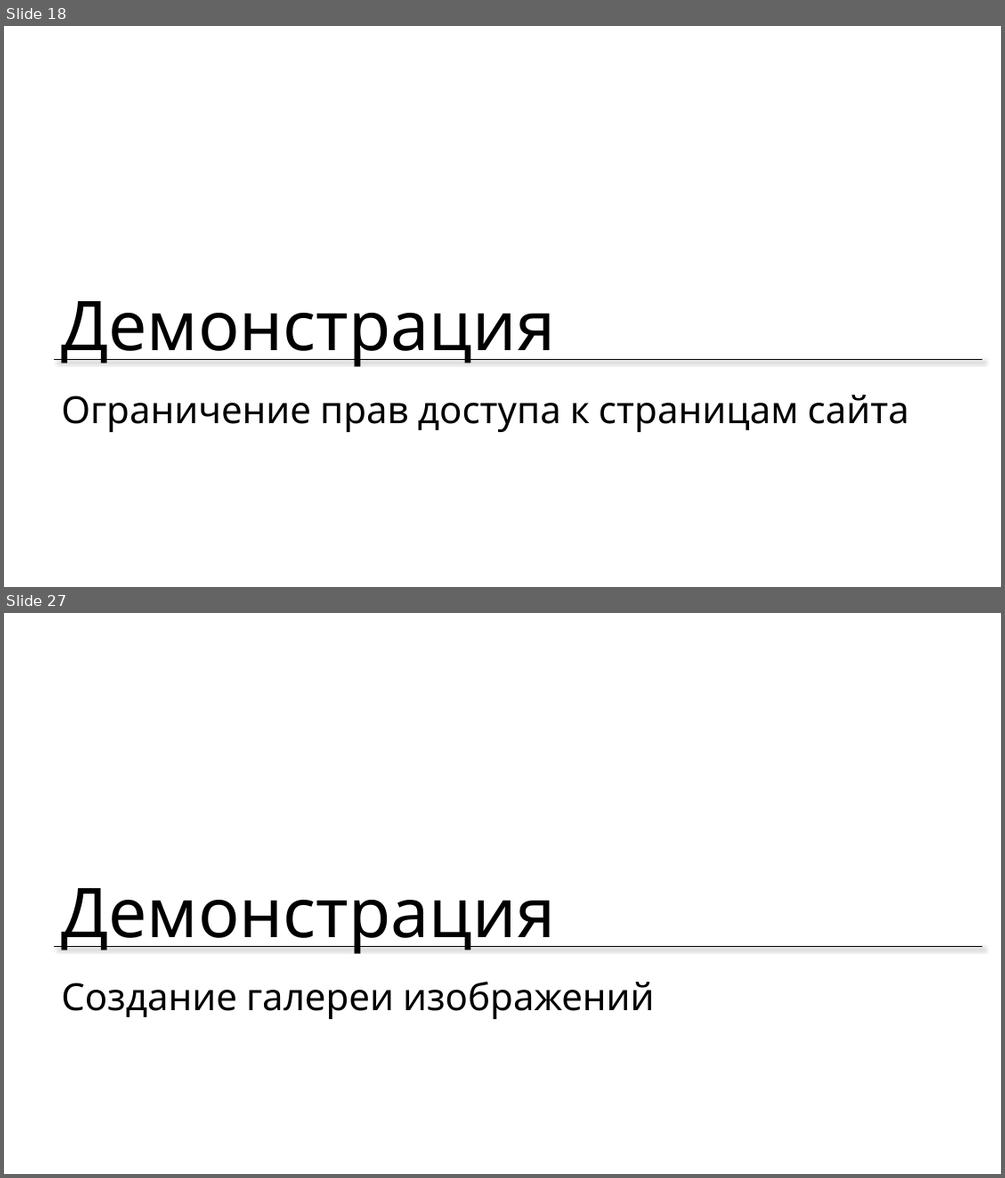
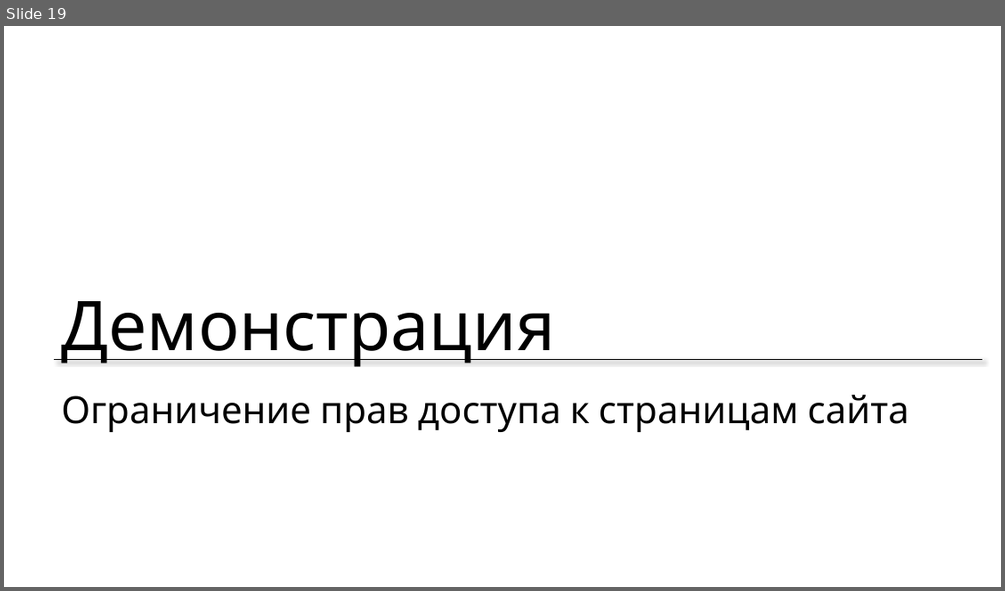
Before and after one commit to maxchv/LearnPython, a slide deck: week14/auth.pptx. Shown one above the other, each under a label of ours: slides 18 and 27 before the commit, slide 19 after it; the slides between them are not shown. The pictures are 1005x1178 and 1005x591 pixels, drawn with LibreOffice and Linux fonts; fonts in the diff are those of the drawing. Boxes give left, top, right and bottom in pixels: in the first picture for what was removed or moved away, otherwise in the second. Text is boxed around its words. In the diff, an @@ line names an element or a change of style, - is before the commit and + after.

```diff
--- a/week14/auth.pptx
+++ b/week14/auth.pptx
@@ slide 27 removed at [4,613,1001,1174], background #FFFFFF; not listed: 2 template elements that a slide beside it also shows @@
@@ title removed at [61,981,655,1019] @@
-Создание галереи изображений
@@ what was slide 18 is now slide 19 @@
```
Also in this commit, not shown: 2 slides changed, 12 slides added, 11 other slides removed, 39 other files.
